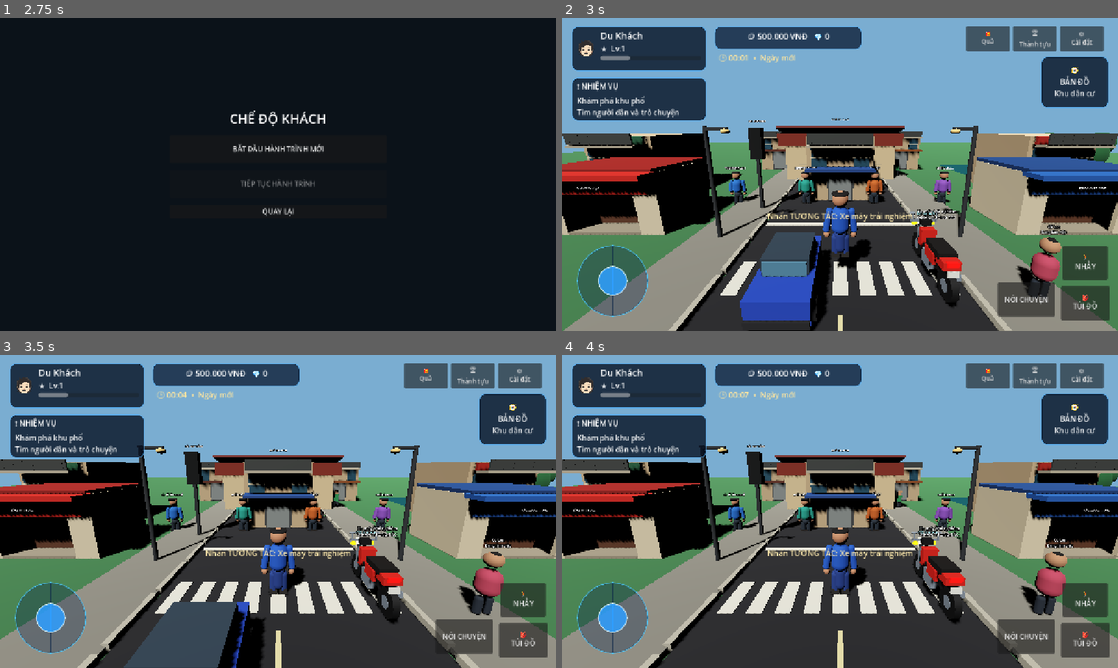
Above: before the commit, frames 1-4 (two rows, left to right).
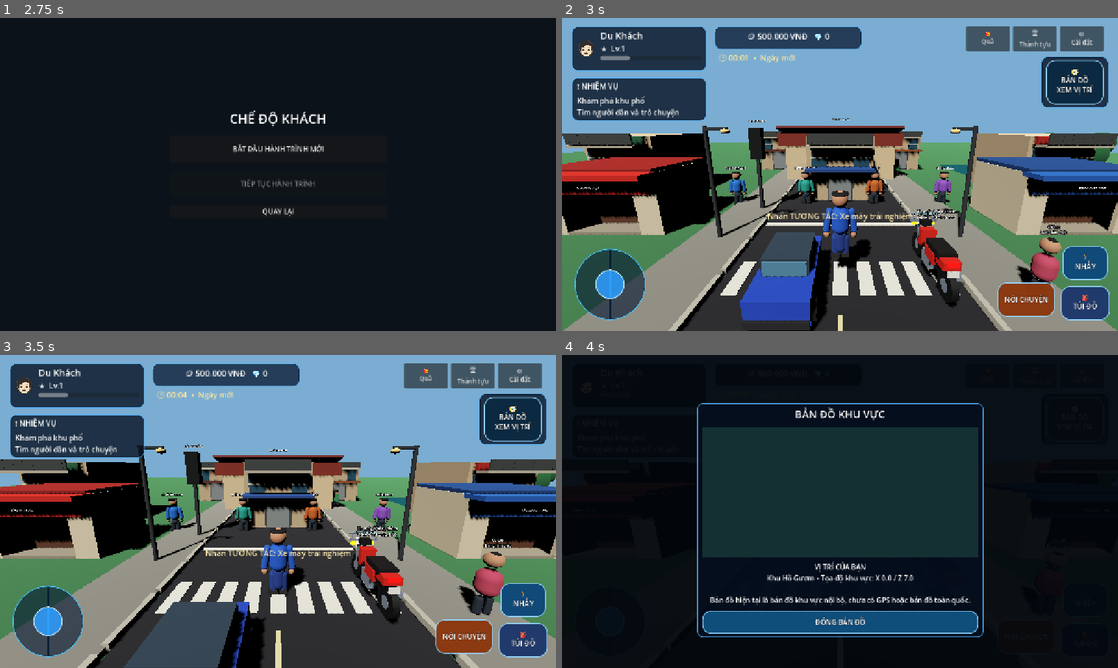
Above: after the commit, the same moments.

Repository: temu838655-dev/Vi-t-Nam-Du-L-ch
Game: Godot game, scene res://scenes/main.tscn
Same seed, same stepped clock (60 frames per second), same inputs: the game is played once before the commit and once after it.
Inputs (mouse positions are in pixels of both pictures, inside the frame that each line leads up to):
- Up to frame 1 (2.75 s): click "ĐĂNG NHẬP BẰNG GOOGLE" at 0.5 s; click "OK" at 1.25 s; click "CHƠI VỚI TƯ CÁCH KHÁCH" at 2 s
- Up to frame 2 (3 s): click "BẮT ĐẦU HÀNH TRÌNH MỚI" at 2.75 s
- Up to frame 3 (3.5 s): no input
- Up to frame 4 (4 s): click (1073, 417) at 3.5 s, where only the run after the commit has a clickable "🧭 BẢN ĐỒ XEM VỊ TRÍ"

Frame 1 is identical in both runs. In frame 2, 5.6% of the frame differs, in the area x 2-99%, y 13-97%; in frame 3, 5.5%; in frame 4, 91%, in the area x 0-100%, y 0-100%.

Commit message:
Fix fixed mobile joystick and add functional local map overlay

Diff:
--- a/Godot/scripts/mobile_hud.gd
+++ b/Godot/scripts/mobile_hud.gd
@@ -21,6 +21,7 @@
 var inventory_items_container: VBoxContainer
 var current_inventory_tab := "vehicle"
 var family_dialogue_overlay: Control
+var map_overlay: Control
 
 func _ready() -> void:
 	add_to_group("shop_ui")
@@ -98,26 +99,27 @@
 		action_button.pressed.connect(_show_hud_notice.bind(action.replace("\n", " ")))
 		top_actions.add_child(action_button)
 
-	# Location card / minimap placeholder. Replace with a real map texture when map tiles are integrated.
+	# A tappable local map replaces the old decorative placeholder.
 	var map_panel := _make_hud_panel(Vector2(-178, 88), Vector2(156, 118))
 	map_panel.set_anchors_preset(Control.PRESET_TOP_RIGHT)
 	ui_root.add_child(map_panel)
-	var map_label := Label.new()
-	map_label.text = "🧭\nBẢN ĐỒ\nKhu dân cư"
-	map_label.horizontal_alignment = HORIZONTAL_ALIGNMENT_CENTER
-	map_label.vertical_alignment = VERTICAL_ALIGNMENT_CENTER
-	map_label.add_theme_font_size_override("font_size", 17)
-	map_panel.add_child(map_label)
-
-	# Bottom-left virtual joystick. It can be repositioned by touching the left half of the screen.
+	var map_button := Button.new()
+	map_button.text = "🧭\nBẢN ĐỒ\nXEM VỊ TRÍ"
+	map_button.set_anchors_and_offsets_preset(Control.PRESET_FULL_RECT)
+	map_button.add_theme_font_size_override("font_size", 16)
+	_style_game_button(map_button, Color(0.04, 0.16, 0.25, 0.94))
+	map_button.pressed.connect(_open_local_map)
+	map_panel.add_child(map_button)
+
+	# Fixed bottom-left joystick: the base never follows the finger.
 	joystick_base = Panel.new()
 	joystick_base.name = "JoystickBase"
 	joystick_base.size = Vector2(164, 164)
+	joystick_base.set_anchors_preset(Control.PRESET_BOTTOM_LEFT)
+	joystick_base.position = Vector2(28.0, -190.0)
 	joystick_base.mouse_filter = Control.MOUSE_FILTER_IGNORE
-	joystick_base.add_theme_stylebox_override("panel", _hud_style(Color(0.04, 0.14, 0.28, 0.34), Color(0.28, 0.78, 1.0, 0.85), 82))
+	joystick_base.add_theme_stylebox_override("panel", _hud_style(Color(0.025, 0.10, 0.20, 0.62), Color(0.28, 0.78, 1.0, 0.95), 82))
 	ui_root.add_child(joystick_base)
-	var initial_viewport_size := get_viewport().get_visible_rect().size
-	joystick_base.position = Vector2(34.0, maxf(8.0, initial_viewport_size.y - 198.0))
 
 	joystick_knob = Panel.new()
 	joystick_knob.name = "JoystickKnob"
@@ -134,6 +136,7 @@
 	jump_button.position = Vector2(-128, -196)
 	jump_button.set_anchors_preset(Control.PRESET_BOTTOM_RIGHT)
 	jump_button.add_theme_font_size_override("font_size", 17)
+	_style_game_button(jump_button, Color(0.05, 0.28, 0.48, 0.96))
 	jump_button.pressed.connect(_jump)
 	ui_root.add_child(jump_button)
 
@@ -143,6 +146,7 @@
 	interact_button.position = Vector2(-278, -112)
 	interact_button.set_anchors_preset(Control.PRESET_BOTTOM_RIGHT)
 	interact_button.add_theme_font_size_override("font_size", 16)
+	_style_game_button(interact_button, Color(0.55, 0.22, 0.06, 0.98))
 	interact_button.pressed.connect(_interact)
 	ui_root.add_child(interact_button)
 
@@ -152,6 +156,7 @@
 	inventory_button.position = Vector2(-132, -104)
 	inventory_button.set_anchors_preset(Control.PRESET_BOTTOM_RIGHT)
 	inventory_button.add_theme_font_size_override("font_size", 16)
+	_style_game_button(inventory_button, Color(0.12, 0.22, 0.42, 0.98))
 	inventory_button.pressed.connect(open_inventory)
 	ui_root.add_child(inventory_button)
 
@@ -538,36 +543,97 @@
 func _unhandled_input(event: InputEvent) -> void:
 	if event is InputEventScreenTouch:
 		if event.pressed:
-			if event.position.x < get_viewport().get_visible_rect().size.x * 0.45 and joystick_touch == -1:
+			var base_rect := joystick_base.get_global_rect().grow(22.0)
+			if base_rect.has_point(event.position) and joystick_touch == -1:
 				joystick_touch = event.index
-				var viewport_size := get_viewport().get_visible_rect().size
-				var base_position: Vector2 = event.position - joystick_base.size * 0.5
-				base_position.x = clampf(base_position.x, 8.0, viewport_size.x - joystick_base.size.x - 8.0)
-				base_position.y = clampf(base_position.y, 8.0, viewport_size.y - joystick_base.size.y - 8.0)
-				joystick_base.position = base_position
-				joystick_origin = event.position
-				joystick_knob.position = (joystick_base.size - joystick_knob.size) * 0.5
-			elif look_touch == -1:
+				joystick_origin = joystick_base.global_position + joystick_base.size * 0.5
+				_update_joystick_from_position(event.position)
+			elif event.position.x > get_viewport().get_visible_rect().size.x * 0.48 and look_touch == -1:
 				look_touch = event.index
 		else:
 			if event.index == joystick_touch:
 				joystick_touch = -1
+				move_vector = Vector2.ZERO
 				if player:
 					player.set_mobile_move(Vector2.ZERO)
-				move_vector = Vector2.ZERO
 				if is_instance_valid(joystick_knob):
 					joystick_knob.position = (joystick_base.size - joystick_knob.size) * 0.5
 			if event.index == look_touch:
 				look_touch = -1
 	elif event is InputEventScreenDrag:
 		if event.index == joystick_touch:
-			move_vector = (event.position - joystick_origin).limit_length(58.0) / 58.0
-			joystick_knob.position = (joystick_base.size - joystick_knob.size) * 0.5 + move_vector * 46.0
-			if player:
-				player.set_mobile_move(move_vector)
+			_update_joystick_from_position(event.position)
 		elif event.index == look_touch:
 			if player:
 				player.add_mobile_look(event.relative)
+
+func _update_joystick_from_position(touch_position: Vector2) -> void:
+	move_vector = ((touch_position - joystick_origin) / 58.0).limit_length(1.0)
+	if is_instance_valid(joystick_knob):
+		joystick_knob.position = (joystick_base.size - joystick_knob.size) * 0.5 + move_vector * 46.0
+	if player:
+		player.set_mobile_move(move_vector)
+
+func _style_game_button(button: Button, fill: Color) -> void:
+	var normal := _hud_style(fill, Color(0.58, 0.84, 1.0, 0.95), 20)
+	normal.set_border_width_all(2)
+	button.add_theme_stylebox_override("normal", normal)
+	var hover := normal.duplicate()
+	hover.bg_color = fill.lightened(0.16)
+	button.add_theme_stylebox_override("hover", hover)
+	var pressed := normal.duplicate()
+	pressed.bg_color = fill.darkened(0.18)
+	pressed.border_color = Color(1.0, 0.82, 0.38, 1.0)
+	button.add_theme_stylebox_override("pressed", pressed)
+	button.add_theme_color_override("font_color", Color(1, 1, 1))
+	button.add_theme_color_override("font_hover_color", Color(1, 1, 1))
+	button.add_theme_color_override("font_pressed_color", Color(1, 0.94, 0.78))
+	button.add_theme_color_override("font_outline_color", Color(0, 0, 0, 0.8))
+	button.add_theme_constant_override("outline_size", 2)
+
+func _open_local_map() -> void:
+	if is_instance_valid(map_overlay):
+		map_overlay.queue_free()
+	map_overlay = Control.new()
+	map_overlay.name = "LocalMapOverlay"
+	map_overlay.set_anchors_and_offsets_preset(Control.PRESET_FULL_RECT)
+	map_overlay.mouse_filter = Control.MOUSE_FILTER_STOP
+	ui_root.add_child(map_overlay)
+	var shade := ColorRect.new()
+	shade.color = Color(0.008, 0.025, 0.045, 0.94)
+	shade.set_anchors_and_offsets_preset(Control.PRESET_FULL_RECT)
+	map_overlay.add_child(shade)
+	var panel := _make_hud_panel(Vector2.ZERO, Vector2(0, 0))
+	panel.set_anchors_preset(Control.PRESET_CENTER)
+	panel.offset_left = -minf(330.0, get_viewport().get_visible_rect().size.x * 0.44)
+	panel.offset_right = minf(330.0, get_viewport().get_visible_rect().size.x * 0.44)
+	panel.offset_top = -250.0
+	panel.offset_bottom = 250.0
+	map_overlay.add_child(panel)
+	var layout := VBoxContainer.new()
+	layout.add_theme_constant_override("separation", 12)
+	panel.add_child(layout)
+	var heading := Label.new()
+	heading.text = "BẢN ĐỒ KHU VỰC"
+	heading.horizontal_alignment = HORIZONTAL_ALIGNMENT_CENTER
+	heading.add_theme_font_size_override("font_size", 24)
+	layout.add_child(heading)
+	var map_art := ColorRect.new()
+	map_art.custom_minimum_size = Vector2(0, 300)
+	map_art.color = Color(0.08, 0.19, 0.20, 1.0)
+	layout.add_child(map_art)
+	var map_text := Label.new()
+	var pos := player.global_position if is_instance_valid(player) else Vector3.ZERO
+	map_text.text = "VỊ TRÍ CỦA BẠN\nKhu Hồ Gươm • Tọa độ khu vực: X %.1f / Z %.1f\n\nBản đồ hiện tại là bản đồ khu vực nội bộ, chưa có GPS hoặc bản đồ toàn quốc." % [pos.x, pos.z]
+	map_text.autowrap_mode = TextServer.AUTOWRAP_WORD_SMART
+	map_text.horizontal_alignment = HORIZONTAL_ALIGNMENT_CENTER
+	layout.add_child(map_text)
+	var close := Button.new()
+	close.text = "ĐÓNG BẢN ĐỒ"
+	close.custom_minimum_size = Vector2(0, 54)
+	_style_game_button(close, Color(0.06, 0.30, 0.48, 1.0))
+	close.pressed.connect(func(): map_overlay.queue_free(); map_overlay = null)
+	layout.add_child(close)
 
 
 func open_family_dialogue(member_role: String, activity: String) -> void:
